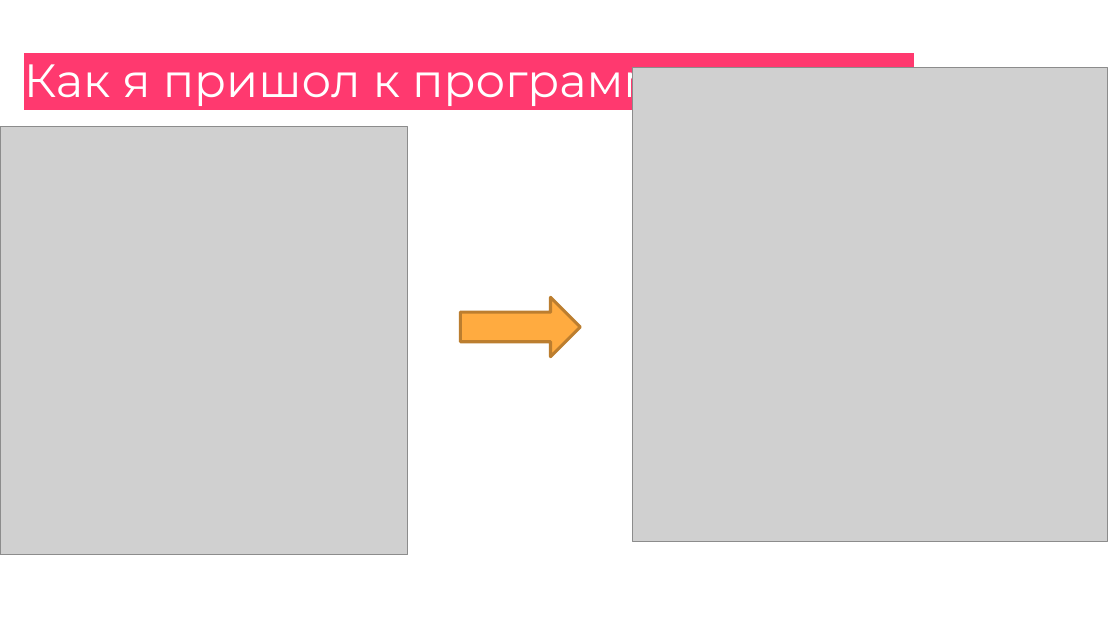
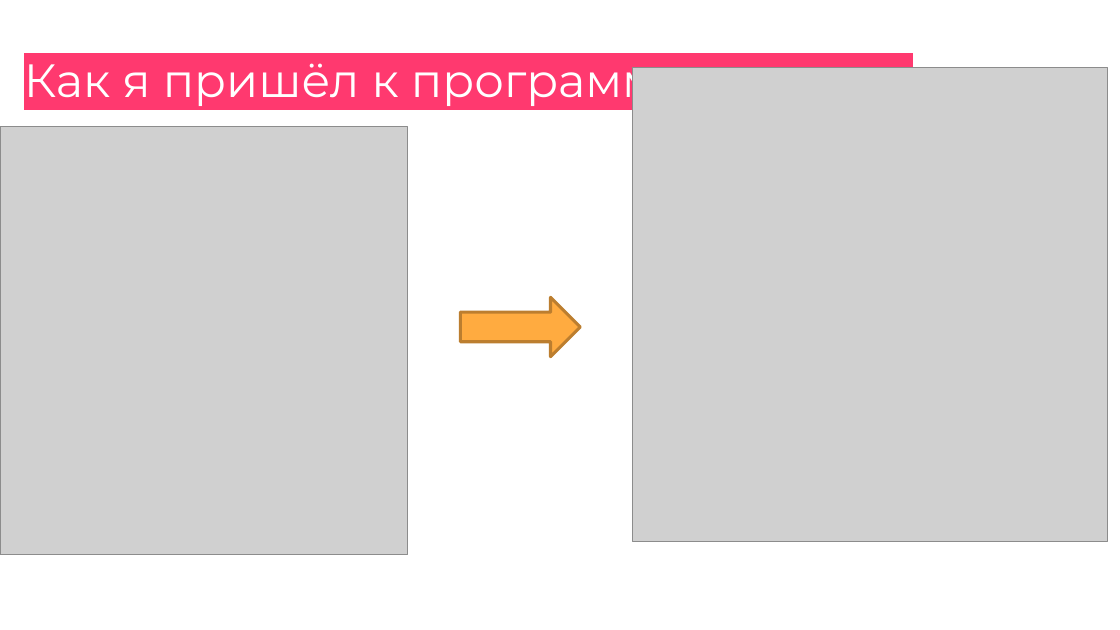
Before and after one commit to AlexanderSolodyankin/MyProject, a slide deck: slide 3 of Презинтация/Driver Room презентаций W21.pptx. Drawn at 1120x630 pixels with LibreOffice and Linux fonts; fonts in the diff are those of the drawing; grey boxes stand for pictures. Boxes give left, top, right and bottom in pixels: in the first picture for what was removed or moved away, otherwise in the second. Text is boxed around its words. In the diff, an @@ line names an element or a change of style, - is before the commit and + after.

```diff
--- a/Презинтация/Driver Room презентаций W21.pptx
+++ b/Презинтация/Driver Room презентаций W21.pptx
@@ text at [24, 52, 912, 108]: text changed @@
-Как я пришол к программированию
+Как я пришёл к программированию
```
Also in this commit, not shown: 5 other slides changed, 2 slides added, 1 slide removed, 12 other files.
